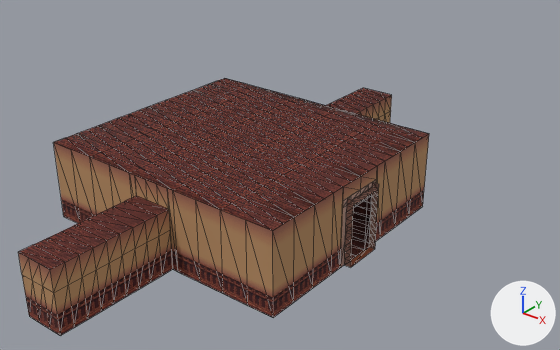
The OBJ model Art Assets/Models/House_entrance.obj, before and after one commit.
The view is the same before and after, from a camera (50 mm lens) standing at (11.55, -12.95, 8.93) and looking at (0.02, 1.47, -0.01). Arrows for +X, +Y and +Z are at lower right; the lights stay in place. Mesh edges are drawn as thin lines. Where no turn or scale is listed for an object, it has been applied to the vertices.
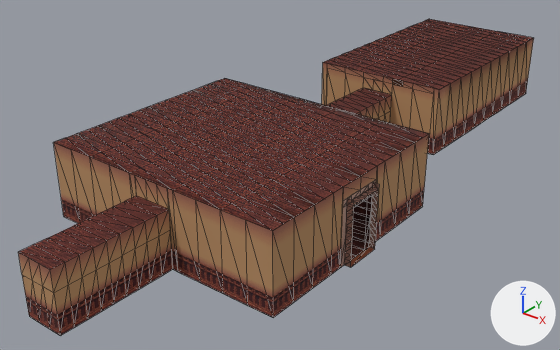
Patch to the scene script:
```diff
--- a/Art Assets/Models/House_entrance.obj.py
+++ b/Art Assets/Models/House_entrance.obj.py
@@ me_default @@
 # used by ob_default; location = (0.0, 0.0, 0.0)
-me_default.from_pydata(...)  # 586 vertices, 902 faces; spans x -2.72..4.0, y -6.4..5.12, z 0.0..1.92
+me_default.from_pydata(...)  # 777 vertices, 1212 faces; spans x -2.72..4.0, y -6.4..11.52, z 0.0..1.92
+# me_default part 1
+# 3 vertices are removed from x 0.48..0.8, y 5.12, z 0.0..0.96
+# 12 faces are deleted
+# 1 vertex moves from x 0.48, y 5.12, z 0.0 to x -0.48, y 5.12, z 0.0
+# 55 vertices are added at x -1.28..2.4, y 5.12..11.52, z 0.0..1.92
+# 5 new vertices lie (0.0, 0.0, 0.16) away from vertices in x 0.16..1.76, y 5.12, z 1.76
+# 42 new vertices lie (1.28, 0.0, 0.0) away from vertices in x -1.28, y 5.12..11.52, z 0.0..1.92
+# 42 new vertices lie (1.28, 0.0, 0.0) away from vertices in x 0.0, y 5.12..11.52, z 0.0..1.92
+# 42 new vertices lie (1.28, 0.0, 0.0) away from vertices in x 1.28, y 5.12..11.52, z 0.0..1.92
+# 8 new vertices lie (-0.64, 0.0, 0.0) away from vertices in x -0.48..2.56, y 5.12..11.52, z 0.0..1.92
+# 322 new faces join them
 me_default.materials.append(mat_housetileset)
```

Pixel boxes [x1, y1, x2, y2] of what changed, in the pictures (560 x 350 px):
'Default', reshaped (25% wider, 23% taller)
    before: [18, 78, 429, 336]
    after: [18, 19, 534, 336]
part 1 of me_default, built on (brown)
    after: [322, 19, 534, 155]
